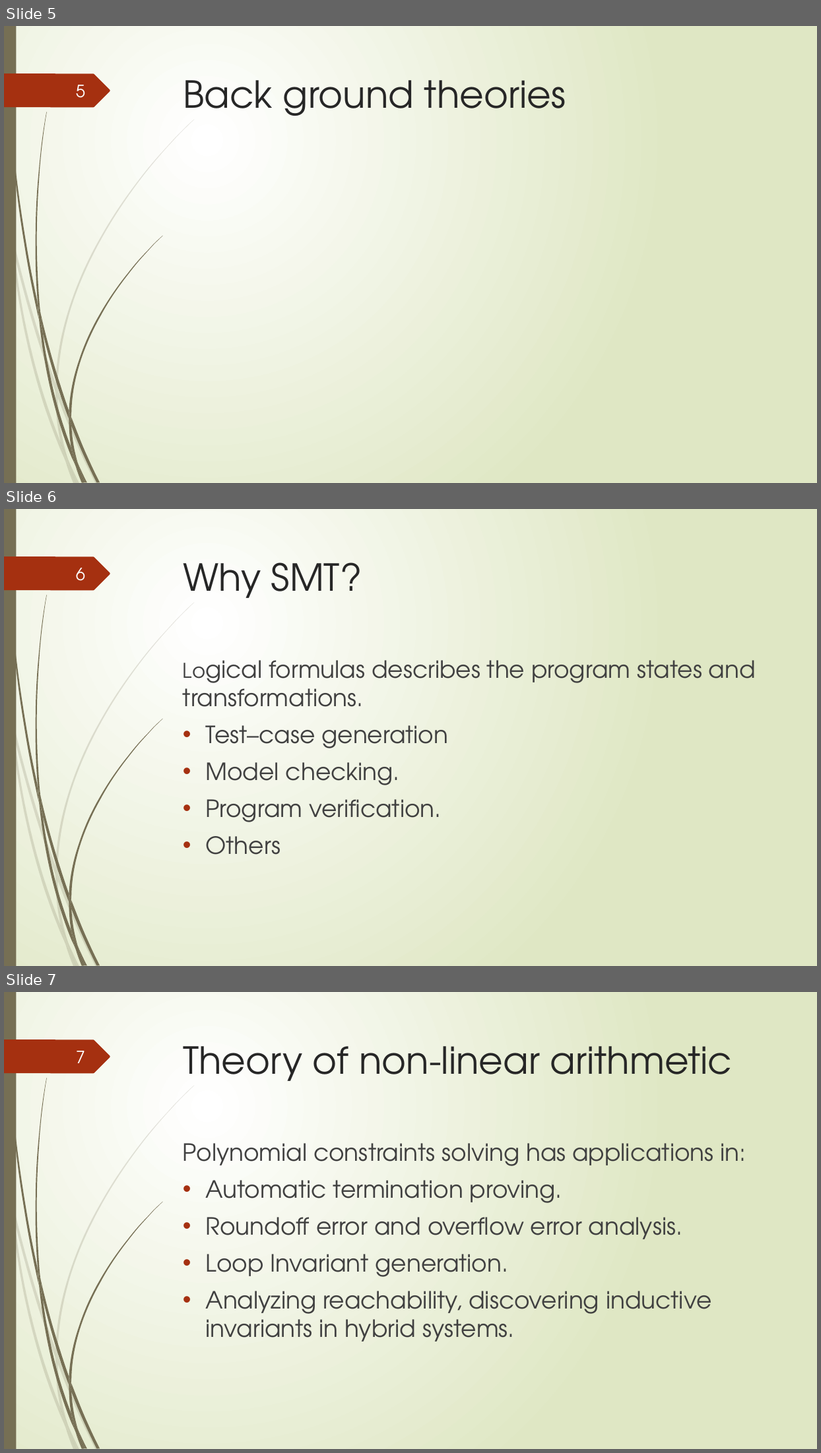
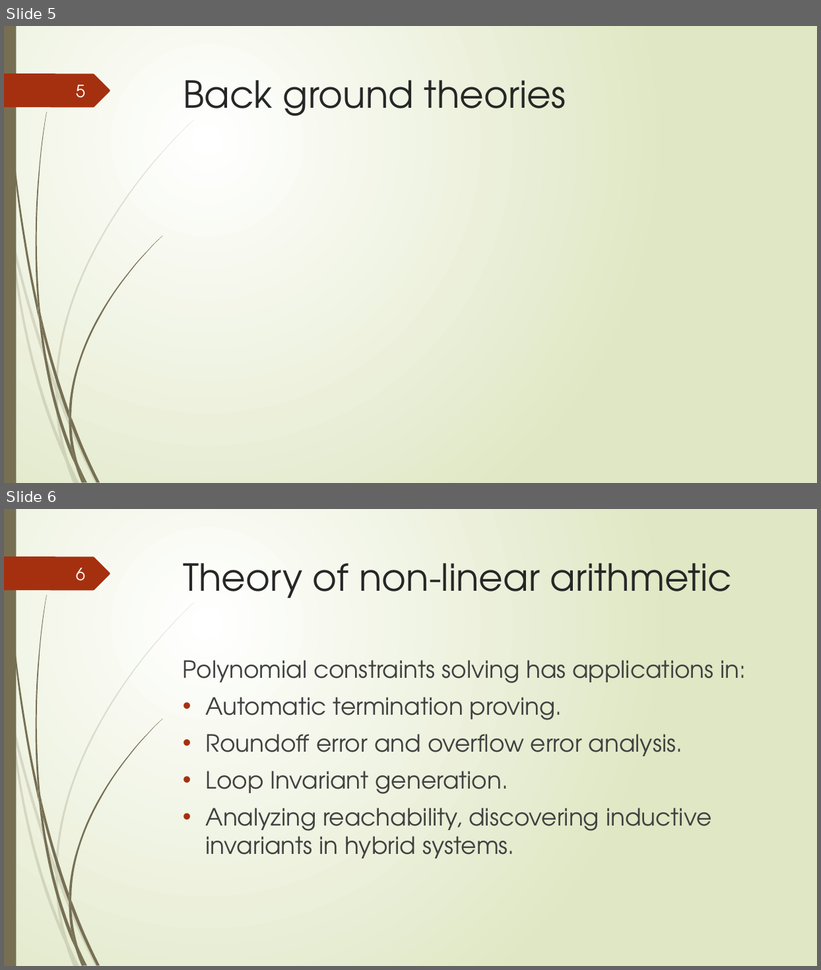
Before and after one commit to tungvx/raSAT, a slide deck: report/midterm.pptx. Shown one above the other, each under a label of ours: slides 5, 6 and 7 before the commit, slides 5 and 6 after it. The pictures are 821x1453 and 821x970 pixels, drawn with LibreOffice and Linux fonts; fonts in the diff are those of the drawing; grey boxes stand for pictures. Boxes give left, top, right and bottom in pixels: in the first picture for what was removed or moved away, otherwise in the second. Text is boxed around its words. In the diff, an @@ line names an element or a change of style, - is before the commit and + after.

```diff
--- a/report/midterm.pptx
+++ b/report/midterm.pptx
@@ slide 6 removed at box(4, 509, 817, 966), background gradient #FFFFFF to #DFE8C4; not listed: 24 template elements that a slide beside it also shows @@
@@ page number removed at box(76, 568, 85, 581) @@
-6
@@ title removed at box(183, 562, 362, 598) @@
-Why SMT?
@@ text removed at box(183, 660, 756, 855) @@
-Logical formulas describes the program states and transformations.
-• Test–case generation
-• Model checking.
-• Program verification.
-• Others
@@ what was slide 7 is now slide 6 @@
@@ page number at box(76, 568, 85, 581): text changed @@
-7
+6
```
Also in this commit, not shown: 9 slides changed, 3 slides added, 5 other slides removed, 4 other files.
